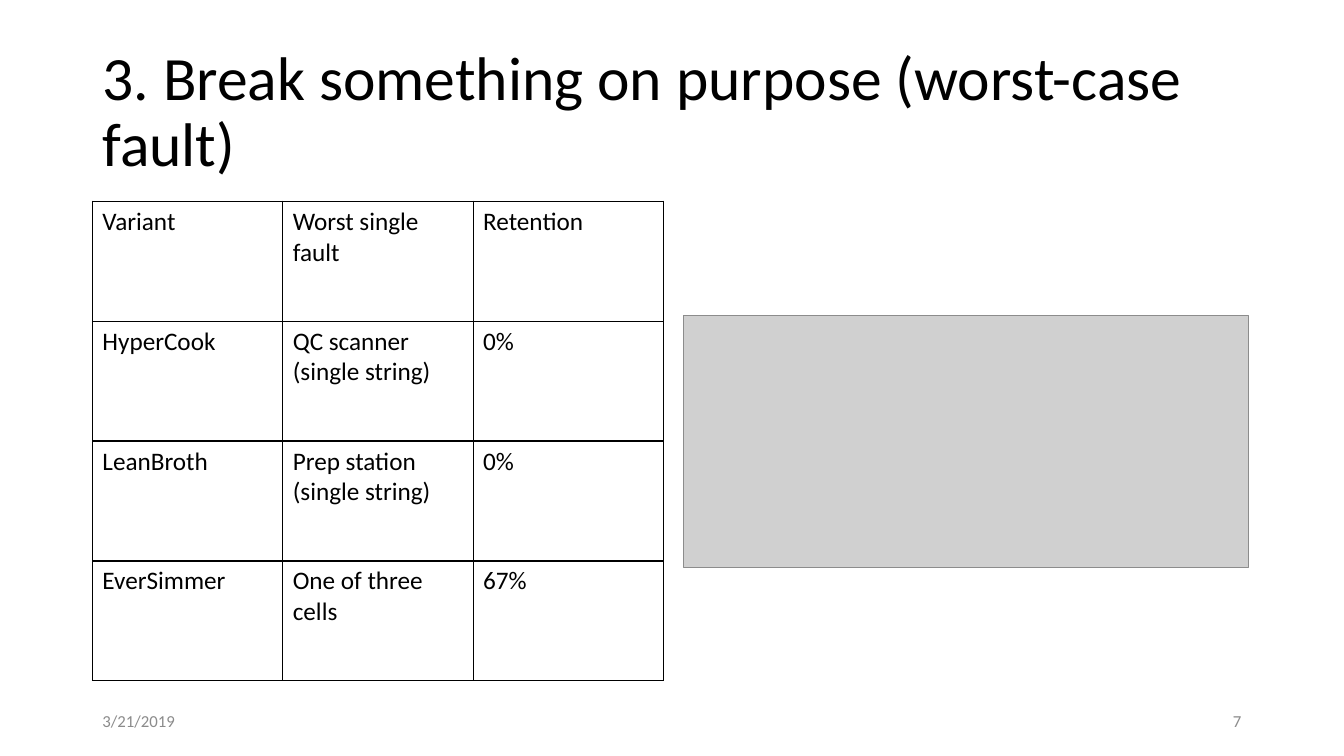
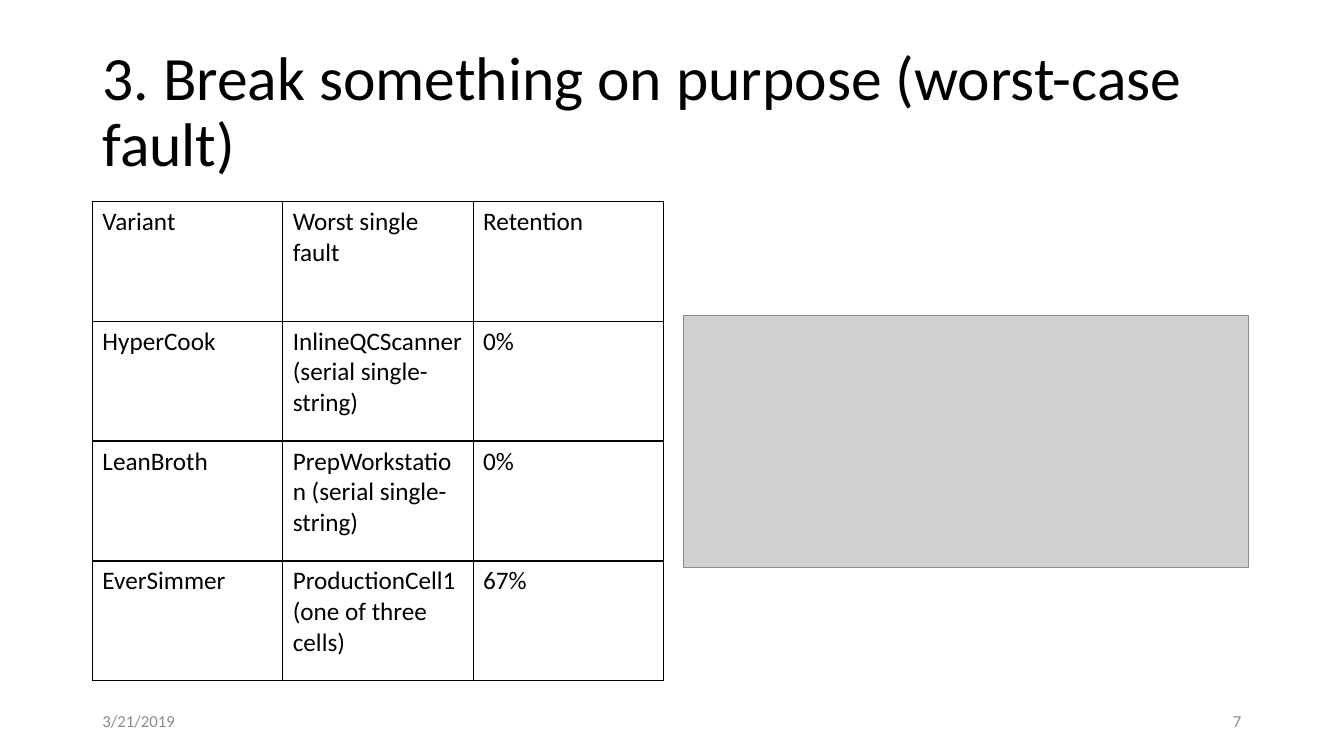
Before and after one commit to mathworks/system-composer-rflp-reference-example, a slide deck: slide 7 of docs/deliverables/GalacticSoupTradeDeck.pptx. Drawn at 1344x756 pixels with LibreOffice and Linux fonts; fonts in the diff are those of the drawing; grey boxes stand for pictures. Boxes give left, top, right and bottom in pixels: in the first picture for what was removed or moved away, otherwise in the second. Text is boxed around its words. In the diff, an @@ line names an element or a change of style, - is before the commit and + after.

```diff
--- a/docs/deliverables/GalacticSoupTradeDeck.pptx
+++ b/docs/deliverables/GalacticSoupTradeDeck.pptx
@@ table at (93,202,664,682) @@
-row 2, column 2: QC scanner (single string)
+row 2, column 2: InlineQCScanner (serial single-string)
-row 3, column 2: Prep station (single string)
+row 3, column 2: PrepWorkstation (serial single-string)
-row 4, column 2: One of three cells
+row 4, column 2: ProductionCell1 (one of three cells)
```
Also in this commit, not shown: 5 other slides changed, 13 other files.
